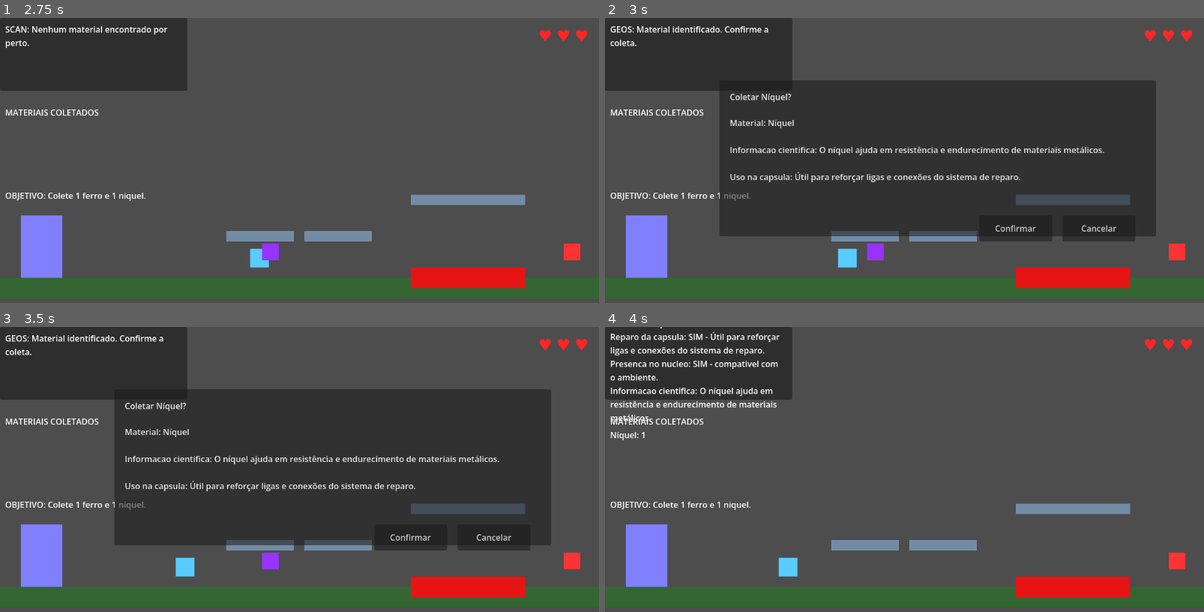
Above: before the commit, frames 1-4 (two rows, left to right).
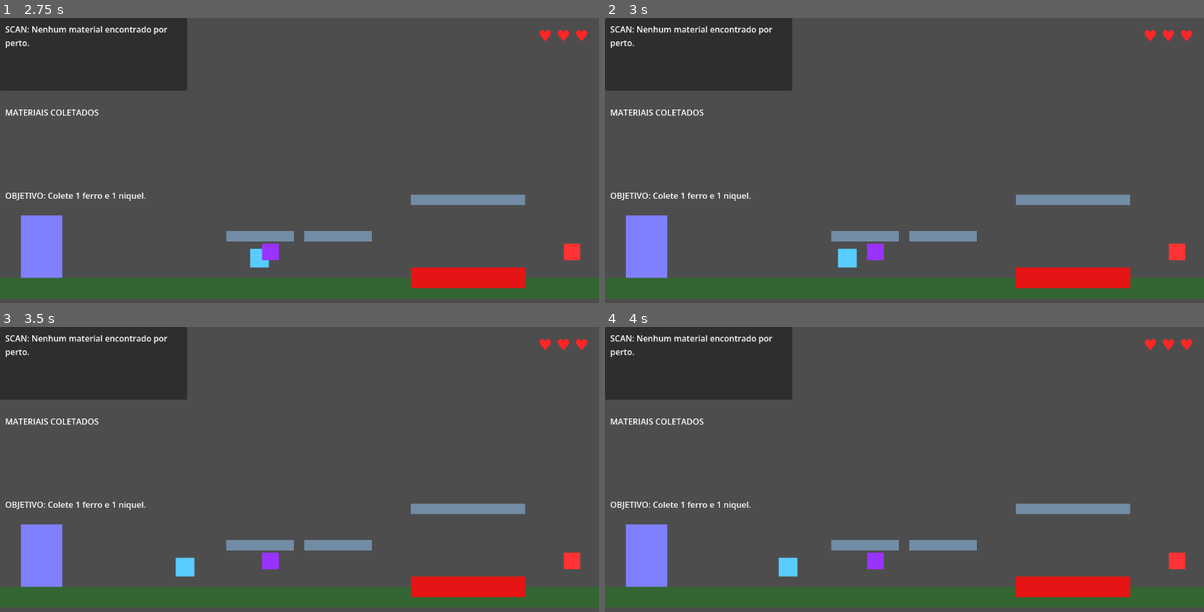
Above: after the commit, the same moments.

Repository: Solft2/Geos---Game-master
Game: Godot game, scene res://Scenes/Menu.tscn
Same seed, same stepped clock (60 frames per second), same inputs: the game is played once before the commit and once after it.
Inputs (mouse positions are in pixels of both pictures, inside the frame that each line leads up to):
- Up to frame 1 (2.75 s): click "Iniciar" at 0.5 s; tap E at 1.25 s; hold Right (ui_right) from 1.28 s (still down); tap Z (interact) at 1.35, 2.1 s; tap Space (jump) at 1.52, 2.27 s
- Up to frame 2 (3 s): release Right (ui_right) at 2.78 s; hold Left (ui_left) from 2.78 s (still down); tap Z (interact) at 2.85 s
- Up to frame 3 (3.5 s): keep holding Left (ui_left)
- Up to frame 4 (4 s): release Left (ui_left) at 3.5 s; click (1018, 537) at 3.5 s, where only the run before the commit has a clickable "Confirmar"

Frame 1 is identical in both runs. In frame 2, 40% of the frame differs, in the area x 0-92%, y 2-79%; in frame 3, 40%; in frame 4, 2.2%.
Error after the commit: Parse Error: Unexpected "-" in class body. (res://scripts/material.gd:44)

Commit message:
Add material information for red and blue samples
Added information strings for red and blue materials.

Diff:
--- a/scripts/material.gd
+++ b/scripts/material.gd
@@ -41,7 +41,43 @@
         + "Presenca no nucleo: " + location_text + "\n"
         + "Informacao cientifica: " + scientific_info
     )
+-------------------------------------- +++++++ -------------------------------------
 
+extends Area2D
+
+@export var item_name: String = "Ferro"
+
+@export_multiline var red_info: String = """
+AMOSTRA ENCONTRADA!
+
+Foi identificado um material metálico.
+Ele pode estar relacionado à composição
+do núcleo terrestre.
+
+Faça a análise inicial!
+"""
+
+@export_multiline var blue_info: String = """
+ANÁLISE AVANÇADA!
+
+O material apresenta propriedades
+magnéticas e pode participar da
+produção de ligas metálicas.
+
+Consulte o manual para descobrir
+qual é o material!
+"""
+
+func _ready() -> void:
+    add_to_group("materials")
+
+
+func interact(player: Node) -> void:
+    player.start_investigation(self)
+
+
+func collect() -> void:
+    queue_free()
     player.scan_message.emit(report)
     player.add_material(item_name)
     queue_free()
